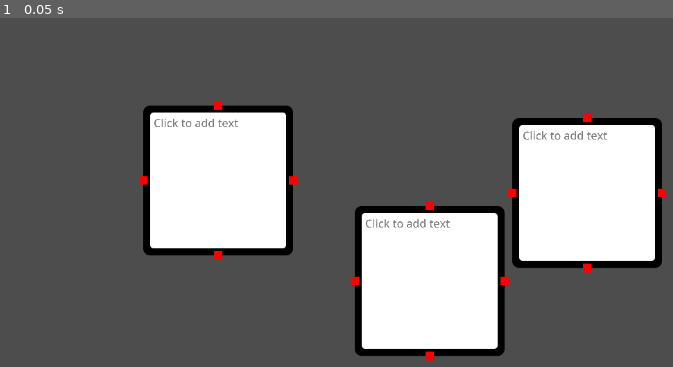
Above: before the commit, frame 1.
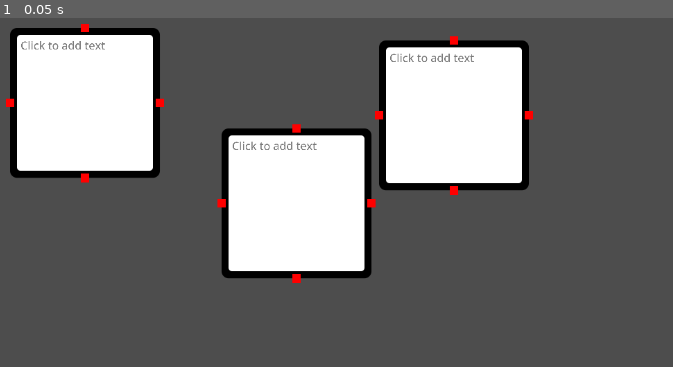
Above: after the commit, the same moment.

Repository: Shuflduf/Flow-Chart
Game: Godot game, scene res://scenes/main.tscn
Same seed, same stepped clock (60 frames per second), same inputs: the game is played once before the commit and once after it. The engine's default icon, where the game draws it, is replaced by a stand-in: a white triangle on a blue panel in a dark square.
Inputs:
- Up to frame 1 (0.05 s): no input

The runs differ from the first frame. In frame 1, 49% of the frame differs, in the area x 0-99%, y 1-99%.

Commit message:
started fixing bugs

Diff:
--- a/scenes/chart.tscn
+++ b/scenes/chart.tscn
@@ -21,6 +21,7 @@
 offset_bottom = 221.848
 grow_horizontal = 2
 grow_vertical = 2
+mouse_filter = 1
 
 [node name="Node2" parent="." instance=ExtResource("1_rjsrk")]
 layout_mode = 1
@@ -37,4 +38,3 @@
 offset_bottom = 239.848
 
 [connection signal="gui_input" from="." to="." method="_on_gui_input"]
-[connection signal="mouse_entered" from="." to="." method="_on_mouse_entered"]
--- a/scenes/main.tscn
+++ b/scenes/main.tscn
@@ -1,55 +1,58 @@
-[gd_scene load_steps=4 format=3 uid="uid://capk7rweurlfj"]
+[gd_scene load_steps=5 format=3 uid="uid://capk7rweurlfj"]
 
 [ext_resource type="PackedScene" uid="uid://ecmwxqsguydy" path="res://scenes/chart.tscn" id="1_v8b4m"]
+[ext_resource type="Script" path="res://scripts/SubViewportFix.gd" id="2_1bcok"]
 [ext_resource type="Script" path="res://scripts/backround.gd" id="2_cvur7"]
 
 [sub_resource type="StyleBoxFlat" id="StyleBoxFlat_tk7o7"]
 bg_color = Color(1, 1, 1, 1)
 
-[node name="Node2D" type="Node2D"]
-
-[node name="SubViewportContainer" type="SubViewportContainer" parent="."]
+[node name="Control" type="Control"]
+layout_mode = 3
 anchors_preset = 15
 anchor_right = 1.0
 anchor_bottom = 1.0
-offset_left = -384.0
-offset_top = -212.0
-offset_right = 1536.0
-offset_bottom = 868.0
+grow_horizontal = 2
+grow_vertical = 2
+
+[node name="SubViewportContainer" type="SubViewportContainer" parent="."]
+layout_mode = 1
+anchors_preset = 15
+anchor_right = 1.0
+anchor_bottom = 1.0
+offset_right = 768.0
+offset_bottom = 432.0
 grow_horizontal = 2
 grow_vertical = 2
 
 [node name="SubViewport" type="SubViewport" parent="SubViewportContainer"]
 transparent_bg = true
-handle_input_locally = false
 physics_object_picking = true
-physics_object_picking_sort = true
 size = Vector2i(1920, 1080)
 size_2d_override_stretch = true
 render_target_update_mode = 4
+script = ExtResource("2_1bcok")
 
 [node name="Chart" parent="SubViewportContainer/SubViewport" instance=ExtResource("1_v8b4m")]
 
-[node name="Camera2D" type="Camera2D" parent="."]
-
-[node name="CanvasLayer" type="CanvasLayer" parent="Camera2D"]
+[node name="CanvasLayer" type="CanvasLayer" parent="."]
 layer = -128
 visible = false
 
-[node name="BG" type="Panel" parent="Camera2D/CanvasLayer" node_paths=PackedStringArray("chart")]
+[node name="BG" type="Panel" parent="CanvasLayer" node_paths=PackedStringArray("chart")]
 z_index = -4096
 anchors_preset = -1
 anchor_right = 3.333
 anchor_bottom = 3.333
-offset_left = -1504.0
-offset_top = -827.0
-offset_right = -1503.62
-offset_bottom = -826.784
+offset_left = -1220.0
+offset_top = -721.0
+offset_right = -1219.62
+offset_bottom = -720.784
 grow_horizontal = 2
 grow_vertical = 2
 theme_override_styles/panel = SubResource("StyleBoxFlat_tk7o7")
 script = ExtResource("2_cvur7")
-chart = NodePath("../../../SubViewportContainer/SubViewport/Chart")
+chart = NodePath("../../SubViewportContainer/SubViewport/Chart")
 
 [connection signal="gui_input" from="SubViewportContainer" to="SubViewportContainer/SubViewport/Chart" method="_on_sub_viewport_container_gui_input"]
-[connection signal="gui_input" from="Camera2D/CanvasLayer/BG" to="Camera2D/CanvasLayer/BG" method="_on_gui_input"]
+[connection signal="gui_input" from="CanvasLayer/BG" to="CanvasLayer/BG" method="_on_gui_input"]
--- a/scenes/node.tscn
+++ b/scenes/node.tscn
@@ -38,6 +38,7 @@
 offset_top = 0.152008
 offset_right = -0.512001
 offset_bottom = -1.15201
+mouse_filter = 1
 theme_override_styles/panel = SubResource("StyleBoxFlat_m7f50")
 script = ExtResource("1_33khk")
 metadata/_edit_use_anchors_ = true
--- /dev/null
+++ b/scripts/SubViewportFix.gd
@@ -0,0 +1,8 @@
+extends SubViewport
+
+func _ready():
+	# Bypass for issue #56502
+	await get_tree().process_frame
+	set_input_as_handled()
+
+	#handle_input_locally = true
--- a/scripts/backround.gd
+++ b/scripts/backround.gd
@@ -4,7 +4,7 @@
 
 func _on_gui_input(event):
 	if event.is_action_pressed("mouse_left"):
-		print("backround")
-		for child in get_children():
-			if child is FlowChartNode:
-				child._on_text_edit_focus_exited()
+		pass
+		#for child in chart.get_children():
+			#if child is FlowChartNode:
+				#child._on_text_edit_focus_exited()
--- a/scripts/chart.gd
+++ b/scripts/chart.gd
@@ -32,8 +32,8 @@
 
 func _on_gui_input(event):
 	if event.is_action_pressed("mouse_left"):
-		print("GHDKJDGHJKGHJKHG")
+		print("clicked on CHART")
 
-
-func _on_mouse_entered():
-	pass # Replace with function body.
+func _on_sub_viewport_container_gui_input(event):
+	if event.is_action_pressed("mouse_left"):
+		print("clicked on subviewportcontainer")
--- a/scripts/node.gd
+++ b/scripts/node.gd
@@ -13,7 +13,7 @@
 
 func _on_gui_input(event):
 	if event.is_action_pressed("mouse_left"):
-		print("NODE")
+		print("clicked on NODE")
 		local_mouse_offset = -event.position
 		print(local_mouse_offset)
 
@@ -67,3 +67,8 @@
 	handles.get_children()[1].position = Vector2(size.x / 2, size.y)
 	handles.get_children()[2].position = Vector2(size.x, size.y / 2)
 	handles.get_children()[3].position = Vector2(size.x / 2, 0)
+
+
+
+func _on_mouse_entered():
+	print("MOSUE NETER")
